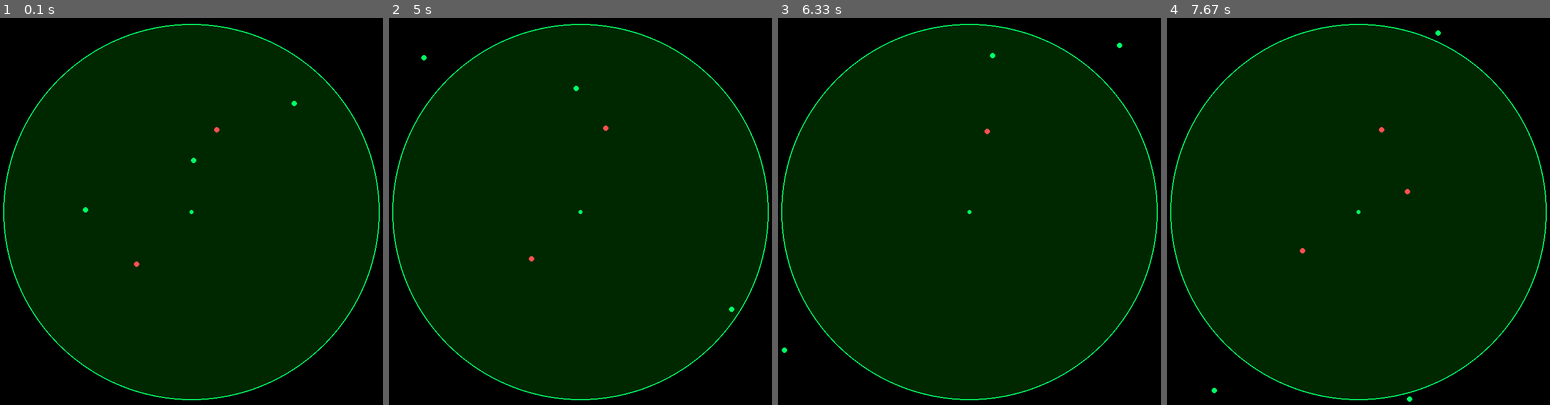
Above: before the commit, frames 1-4 (left to right).
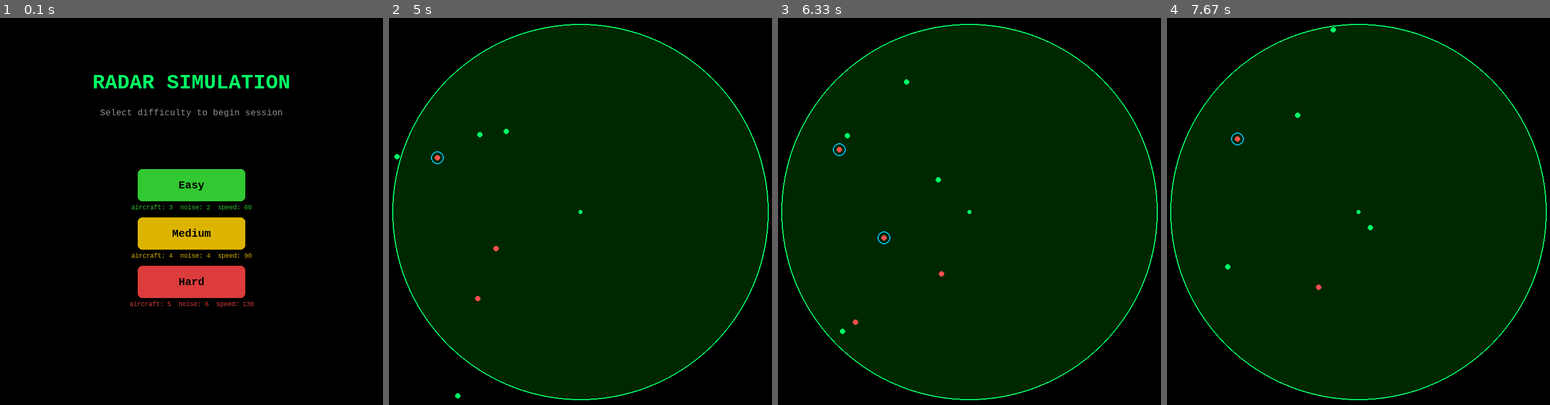
Above: after the commit, the same moments.

Repository: mahmoodomaira/RadarTrackingSimulation-
Game: pygame game, started from radar_sim/main.py
Same seed, same stepped clock (60 frames per second), same inputs: the game is played once before the commit and once after it.
Inputs (mouse positions are in pixels of both pictures, inside the frame that each line leads up to):
- Up to frame 1 (0.1 s): no input
- Up to frame 2 (5 s): click (565, 230) at 0.38 s; click (446, 145) at 0.72 s
- Up to frame 3 (6.33 s): click (885, 246) at 6.28 s
- Up to frame 4 (7.67 s): no input

The runs differ from the first frame. In frame 1, 75% of the frame differs, in the area x 0-100%, y 1-99%; in frame 2, 0.2%; in frame 3, 0.2%; in frame 4, 0.2%.

Commit message:
finsih stage one of the radar simulation

Diff:
--- /dev/null
+++ b/radar_sim/core/difficulty.py
@@ -0,0 +1,51 @@
+# core/difficulty.py
+from dataclasses import dataclass
+
+@dataclass(frozen=True)
+class DifficultyPreset:
+    """
+    A named configuration for one session.
+    frozen=True means values cannot be changed after creation.
+    """
+    name:             str
+    aircraft_count:   int
+    aircraft_speed:   float   # pixels per second
+    noise_count:      int
+    noise_speed:      float
+    noise_drift:      float   # degrees of random drift
+    flicker_chance:   float   # 0.0 to 1.0
+
+
+# --- Presets ---
+
+EASY = DifficultyPreset(
+    name           = "Easy",
+    aircraft_count = 3,
+    aircraft_speed = 60.0,
+    noise_count    = 2,
+    noise_speed    = 25.0,
+    noise_drift    = 20.0,
+    flicker_chance = 0.4,    # noise flickers often — easy to spot
+)
+
+MEDIUM = DifficultyPreset(
+    name           = "Medium",
+    aircraft_count = 4,
+    aircraft_speed = 90.0,
+    noise_count    = 4,
+    noise_speed    = 45.0,
+    noise_drift    = 45.0,
+    flicker_chance = 0.25,   # noise more persistent — harder to spot
+)
+
+HARD = DifficultyPreset(
+    name           = "Hard",
+    aircraft_count = 5,
+    aircraft_speed = 130.0,
+    noise_count    = 6,
+    noise_speed    = 70.0,
+    noise_drift    = 80.0,
+    flicker_chance = 0.1,    # noise barely flickers — very hard to spot
+)
+
+ALL_PRESETS = [EASY, MEDIUM, HARD]
--- /dev/null
+++ b/radar_sim/core/scene_builder.py
@@ -0,0 +1,54 @@
+# core/scene_builder.py
+import random
+from core.simulation import Simulation
+from core.aircraft import Aircraft
+from core.noise_blip import NoiseBlip
+from core.difficulty import DifficultyPreset
+from behaviors.straight_behavior import StraightBehavior
+from behaviors.random_behavior import RandomBehavior
+import config
+
+class SceneBuilder:
+    """
+    Builds a populated Simulation from a DifficultyPreset.
+    Separates scene construction from simulation logic.
+    """
+
+    def build(self, preset: DifficultyPreset) -> Simulation:
+        sim = Simulation()
+
+        for i in range(preset.aircraft_count):
+            x, y = self._random_position()
+            sim.add_object(Aircraft(
+                obj_id    = f"AC{i+1:03d}",
+                x         = x,
+                y         = y,
+                speed     = preset.aircraft_speed,
+                direction = random.uniform(0, 360),
+                behavior  = StraightBehavior()
+            ))
+
+        for i in range(preset.noise_count):
+            x, y = self._random_position()
+            sim.add_object(NoiseBlip(
+                obj_id        = f"N{i+1:03d}",
+                x             = x,
+                y             = y,
+                speed         = preset.noise_speed,
+                behavior      = RandomBehavior(drift_degrees=preset.noise_drift),
+                flicker_chance= preset.flicker_chance
+            ))
+
+        return sim
+
+    def _random_position(self) -> tuple[float, float]:
+        """Return a random position inside the radar circle."""
+        cx, cy = config.CENTER
+        r      = config.RADAR_RADIUS
+
+        while True:
+            x = random.uniform(cx - r, cx + r)
+            y = random.uniform(cy - r, cy + r)
+            # Reject positions outside the circle
+            if (x - cx) ** 2 + (y - cy) ** 2 <= r ** 2:
+                return x, y
--- a/radar_sim/main.py
+++ b/radar_sim/main.py
@@ -2,36 +2,30 @@
 import pygame
 import sys
 from rendering.pygame_renderer import PygameRenderer
+from rendering.menu_renderer import MenuRenderer
 from core.simulation import Simulation
-from core.aircraft import Aircraft
-from core.noise_blip import NoiseBlip
+from core.scene_builder import SceneBuilder
 from core.tagger import Tagger
 from core.scorer import Scorer
 from core.logger import Logger
-from behaviors.straight_behavior import StraightBehavior
-from behaviors.random_behavior import RandomBehavior
 
 def main():
     renderer = PygameRenderer()
     renderer.initialize()
 
-    sim    = Simulation()
-    tagger = Tagger(hit_radius=15.0)
-    scorer = Scorer()
-    logger = Logger(output_dir="sessions")
+    menu     = MenuRenderer(renderer.screen)
+    builder  = SceneBuilder()
+    tagger   = Tagger(hit_radius=15.0)
+    scorer   = Scorer()
+    logger   = Logger(output_dir="sessions")
 
-    # Real aircraft
-    sim.add_object(Aircraft("AC001", 400, 300, speed=80,  direction=45,  behavior=StraightBehavior()))
-    sim.add_object(Aircraft("AC002", 200, 400, speed=60,  direction=310, behavior=StraightBehavior()))
-    sim.add_object(Aircraft("AC003", 600, 200, speed=100, direction=190, behavior=StraightBehavior()))
+    sim      = None
+    state    = "menu"         # "menu" | "simulation"
 
-    # Noise blips
-    sim.add_object(NoiseBlip("N001", 300, 500, speed=40, behavior=RandomBehavior(drift_degrees=45)))
-    sim.add_object(NoiseBlip("N002", 500, 350, speed=30, behavior=RandomBehavior(drift_degrees=60)))
-    sim.add_object(NoiseBlip("N003", 450, 250, speed=50, behavior=RandomBehavior(drift_degrees=90)))
+    running  = True
+    while running:
 
-    running = True
-    while running:
+        mouse_pos = pygame.mouse.get_pos()
 
         # 1. Events
         for event in pygame.event.get():
@@ -39,33 +33,51 @@
                 running = False
 
             if event.type == pygame.MOUSEBUTTONDOWN and event.button == 1:
-                tagged = tagger.handle_click(
-                    event.pos[0], event.pos[1],
-                    sim.get_objects()
-                )
-                if tagged:
-                    result = scorer.evaluate_live(tagged)
-                    logger.log_click(tagged.obj_id, tagged.tag, result)
-                    print(f"[TAGGED] {tagged.obj_id} → {tagged.tag} ({result})")
+
+                if state == "menu":
+                    preset = menu.handle_click(mouse_pos)
+                    if preset:
+                        sim   = builder.build(preset)
+                        state = "simulation"
+                        print(f"\n[SESSION] Difficulty: {preset.name}")
+                        print(f"[SESSION] Aircraft: {preset.aircraft_count}  "
+                              f"Noise: {preset.noise_count}\n")
+
+                elif state == "simulation":
+                    tagged = tagger.handle_click(
+                        mouse_pos[0], mouse_pos[1],
+                        sim.get_objects()
+                    )
+                    if tagged:
+                        result = scorer.evaluate_live(tagged)
+                        logger.log_click(tagged.obj_id, tagged.tag, result)
+                        print(f"[TAGGED] {tagged.obj_id} → {tagged.tag} ({result})")
 
         # 2. Update
-        delta_time = renderer.get_delta_time()
-        sim.update(delta_time)
+        if state == "simulation":
+            delta_time = renderer.get_delta_time()
+            sim.update(delta_time)
+        else:
+            renderer.get_delta_time()   # keep clock ticking on menu
 
         # 3. Draw
-        renderer.clear()
-        renderer.draw_radar_background()
+        if state == "menu":
+            menu.draw(mouse_pos)
+            pygame.display.flip()
 
-        for obj in sim.get_objects():
-            x, y    = obj.get_position()
-            visible = getattr(obj, "visible", True)
-            renderer.draw_object(x, y, obj.get_type(), visible, obj.tag)
-
-        renderer.present()
+        elif state == "simulation":
+            renderer.clear()
+            renderer.draw_radar_background()
+            for obj in sim.get_objects():
+                x, y    = obj.get_position()
+                visible = getattr(obj, "visible", True)
+                renderer.draw_object(x, y, obj.get_type(), visible, obj.tag)
+            renderer.present()
 
     # Session end
-    scorer.print_summary(sim.get_objects())
-    logger.save_session(scorer.get_summary(), scorer.history)
+    if sim is not None:
+        scorer.print_summary(sim.get_objects())
+        logger.save_session(scorer.get_summary(), scorer.history)
 
     pygame.quit()
     sys.exit()
--- /dev/null
+++ b/radar_sim/rendering/menu_renderer.py
@@ -0,0 +1,102 @@
+# rendering/menu_renderer.py
+import pygame
+import config
+from core.difficulty import DifficultyPreset, ALL_PRESETS
+
+class MenuRenderer:
+    """
+    Draws the pre-game difficulty selection screen.
+    Returns the selected preset when a button is clicked.
+    """
+
+    BUTTON_WIDTH  = 200
+    BUTTON_HEIGHT = 60
+    BUTTON_GAP    = 30
+
+    COLORS = {
+        "background":  (0,   0,   0),
+        "title":       (0,   255, 100),
+        "subtitle":    (150, 150, 150),
+        "easy":        (50,  200, 50),
+        "medium":      (220, 180, 0),
+        "hard":        (220, 60,  60),
+        "button_text": (0,   0,   0),
+        "hover":       (255, 255, 255),
+    }
+
+    PRESET_COLORS = ["easy", "medium", "hard"]
+
+    def __init__(self, screen: pygame.Surface):
+        self.screen  = screen
+        self.buttons = self._build_buttons()
+        pygame.font.init()
+        self.font_title    = pygame.font.SysFont("consolas", 42, bold=True)
+        self.font_subtitle = pygame.font.SysFont("consolas", 18)
+        self.font_button   = pygame.font.SysFont("consolas", 22, bold=True)
+        self.font_detail   = pygame.font.SysFont("consolas", 14)
+
+    def _build_buttons(self) -> list[dict]:
+        """Calculate button positions centered on screen."""
+        buttons   = []
+        cx        = config.WINDOW_WIDTH  // 2
+        total_h   = len(ALL_PRESETS) * self.BUTTON_HEIGHT + \
+                    (len(ALL_PRESETS) - 1) * self.BUTTON_GAP
+        start_y   = config.WINDOW_HEIGHT // 2 - total_h // 2 + 40
+
+        for i, preset in enumerate(ALL_PRESETS):
+            rect = pygame.Rect(
+                cx - self.BUTTON_WIDTH // 2,
+                start_y + i * (self.BUTTON_HEIGHT + self.BUTTON_GAP),
+                self.BUTTON_WIDTH,
+                self.BUTTON_HEIGHT
+            )
+            buttons.append({"rect": rect, "preset": preset, "color_key": self.PRESET_COLORS[i]})
+
+        return buttons
+
+    def draw(self, mouse_pos: tuple):
+        self.screen.fill(self.COLORS["background"])
+        self._draw_title()
+        for button in self.buttons:
+            self._draw_button(button, mouse_pos)
+
+    def _draw_title(self):
+        cx = config.WINDOW_WIDTH // 2
+
+        title = self.font_title.render("RADAR SIMULATION", True, self.COLORS["title"])
+        self.screen.blit(title, title.get_rect(center=(cx, 160)))
+
+        sub = self.font_subtitle.render("Select difficulty to begin session", True, self.COLORS["subtitle"])
+        self.screen.blit(sub, sub.get_rect(center=(cx, 215)))
+
+    def _draw_button(self, button: dict, mouse_pos: tuple):
+        rect      = button["rect"]
+        preset    = button["preset"]
+        color_key = button["color_key"]
+        hovered   = rect.collidepoint(mouse_pos)
+
+        # Button fill
+        color = self.COLORS["hover"] if hovered else self.COLORS[color_key]
+        pygame.draw.rect(self.screen, color, rect, border_radius=8)
+
+        # Button label
+        label = self.font_button.render(preset.name, True, self.COLORS["button_text"])
+        self.screen.blit(label, label.get_rect(center=rect.center))
+
+        # Detail line below button
+        detail_text = (
+            f"aircraft: {preset.aircraft_count}  "
+            f"noise: {preset.noise_count}  "
+            f"speed: {int(preset.aircraft_speed)}"
+        )
+        detail = self.font_detail.render(detail_text, True, self.COLORS[color_key])
+        self.screen.blit(detail, detail.get_rect(
+            center=(rect.centerx, rect.bottom + 12)
+        ))
+
+    def handle_click(self, mouse_pos: tuple) -> DifficultyPreset | None:
+        """Return the preset if a button was clicked, else None."""
+        for button in self.buttons:
+            if button["rect"].collidepoint(mouse_pos):
+                return button["preset"]
+        return None
Not shown, added: README.md
